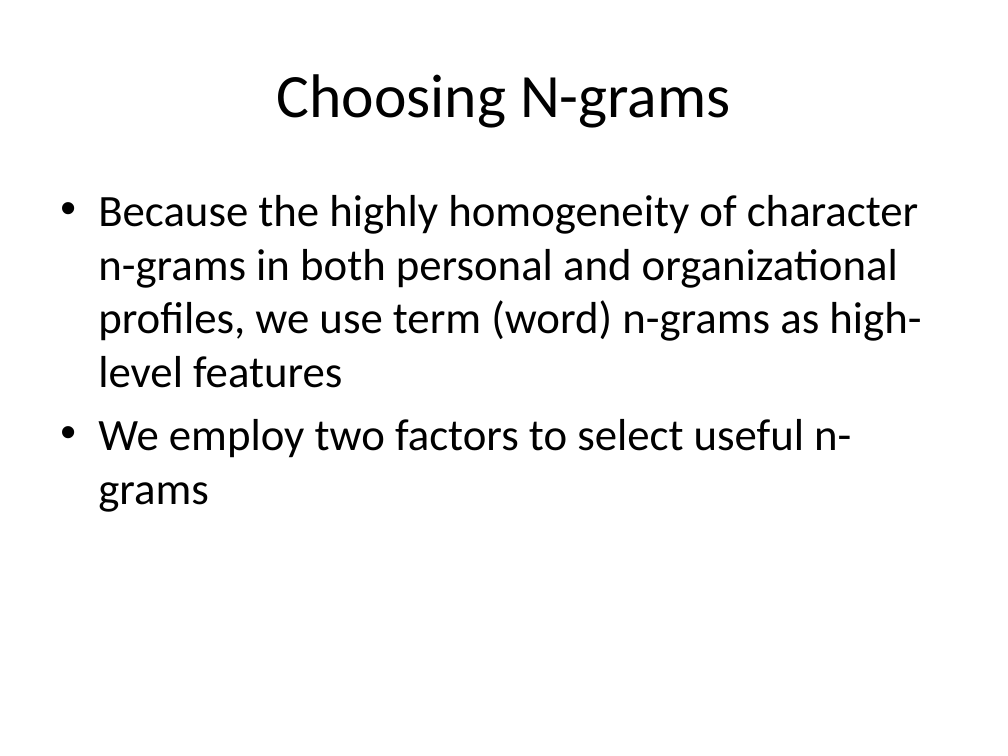
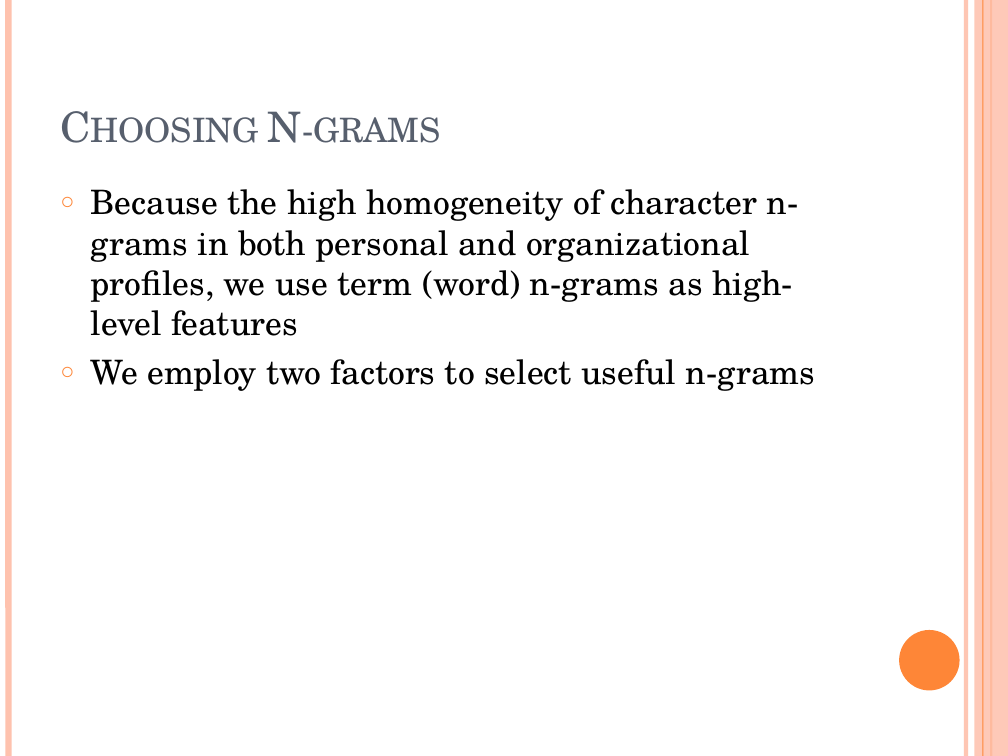
Before and after one commit to ttang10/Organization_Detection_ML, a slide deck: slide 15 of Organization Detection.pptx. Drawn at 1008x756 pixels with LibreOffice and Linux fonts; fonts in the diff are those of the drawing. Boxes give left, top, right and bottom in pixels: in the first picture for what was removed or moved away, otherwise in the second. Text is boxed around its words. In the diff, an @@ line names an element or a change of style, - is before the commit and + after.

```diff
--- a/Organization Detection.pptx
+++ b/Organization Detection.pptx
@@ line added from (8, 0) to (8, 756), #FEC3AE 4.5 pt @@
@@ line added from (966, 0) to (966, 756), #FEC3AE 3 pt @@
@@ rectangle added at (975, 0, 1008, 756), fill #FEC3AE at 87% opacity @@
@@ line added from (983, 0) to (983, 756), #FE8637 0.75 pt @@
@@ line added from (991, 0) to (991, 756), #FE8637 1.5 pt @@
@@ title "Choosing N-grams" at (268, 111, 441, 143): size 44 to 30 pt, font Calibri to TeX Gyre Schola, text colour #000000 to #575F6D, small capitals on; alignment centre to left; vertical alignment middle to bottom @@
@@ text at (91, 189, 799, 336): text changed; size 32 to 24 pt; font Calibri to TeX Gyre Schola @@
-• Because the highly homogeneity of character n-grams in both personal and organizational profiles, we use term (word) n-grams as high-level features
+○ Because the high homogeneity of character n-grams in both personal and organizational profiles, we use term (word) n-grams as high-level features
@@ text at (91, 359, 815, 391): size 32 to 24 pt, font Calibri to TeX Gyre Schola in "We employ two factors to select useful ..."; bullet • to ○ @@
@@ ellipse added at (899, 630, 960, 690), fill #FE8637 @@
```
Also in this commit, not shown: 19 other slides changed, 2 slides added.
